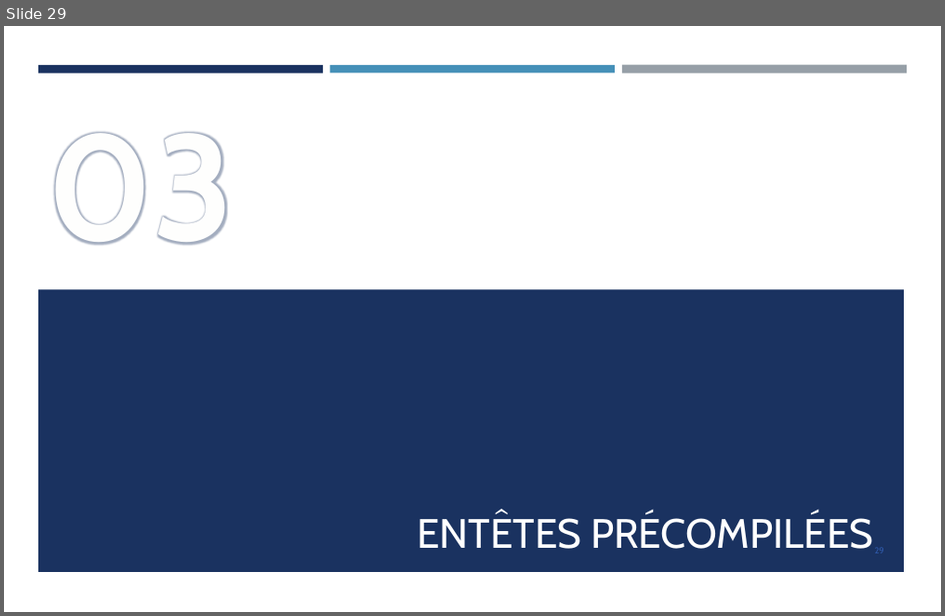
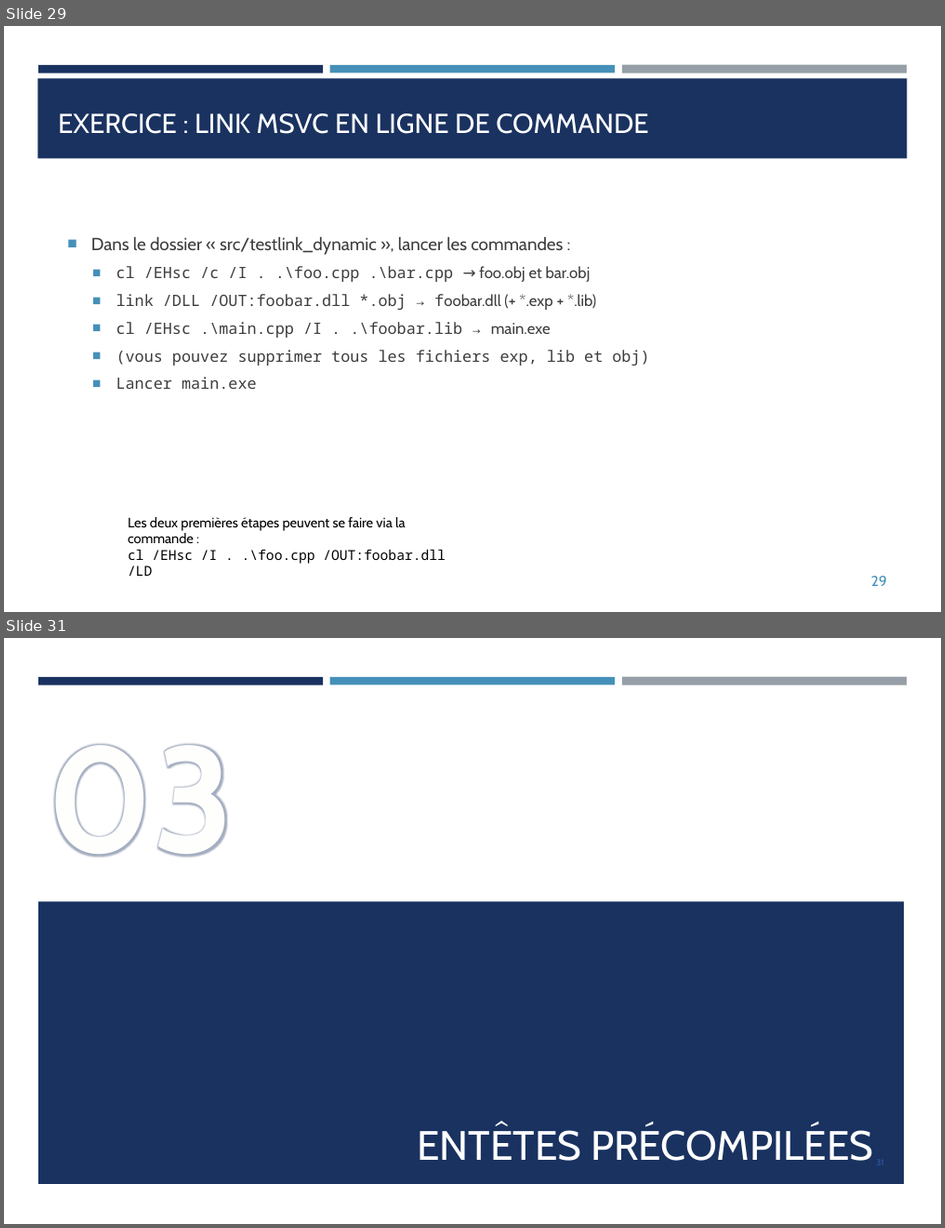
Before and after one commit to franckginguene/cpp_scalian, a slide deck: diapos/CPP_matin.pptx. Shown one above the other, each under a label of ours: slide 29 before the commit, slides 29 and 31 after it; the slides between them are not shown. The pictures are 945x616 and 945x1228 pixels, drawn with LibreOffice and Linux fonts; fonts in the diff are those of the drawing. Boxes give left, top, right and bottom in pixels: in the first picture for what was removed or moved away, otherwise in the second. Text is boxed around its words. In the diff, an @@ line names an element or a change of style, - is before the commit and + after.

```diff
--- a/diapos/CPP_matin.pptx
+++ b/diapos/CPP_matin.pptx
@@ slide 29 added at <box>4,26,941,612</box>, background #FFFFFF; not listed: 3 template elements that a slide beside it also shows @@
@@ rectangle added at <box>37,78,908,158</box>, fill #1A3260 @@
@@ title added at <box>58,113,648,134</box>, 21 pt, text #FFFFFF @@
+EXERCICE : LINK MSVC EN LIGNE DE COMMANDE
@@ text added at <box>91,237,649,389</box>, 12 pt, text #3D3D3D @@
+■ Dans le dossier « src/testlink_dynamic », lancer les commandes :
+  ■ cl /EHsc /c /I . .\foo.cpp .\bar.cpp → foo.obj et bar.obj
+  ■ link /DLL /OUT:foobar.dll *.obj → foobar.dll (+ *.exp + *.lib)
+  ■ cl /EHsc .\main.cpp /I . .\foobar.lib → main.exe
+  ■ (vous pouvez supprimer tous les fichiers exp, lib et obj)
+  ■ Lancer main.exe
@@ text added at <box>128,517,446,564</box>, 10.5 pt, text #000000 @@
+Les deux premières étapes peuvent se faire via la commande :
+cl /EHsc /I . .\foo.cpp /OUT:foobar.dll /LD
@@ page number added at <box>872,576,888,586</box>, 11 pt, text #4590B8 @@
+29
@@ what was slide 29 is now slide 31 @@
```
Also in this commit, not shown: 1 slide changed, 6 other slides added.
